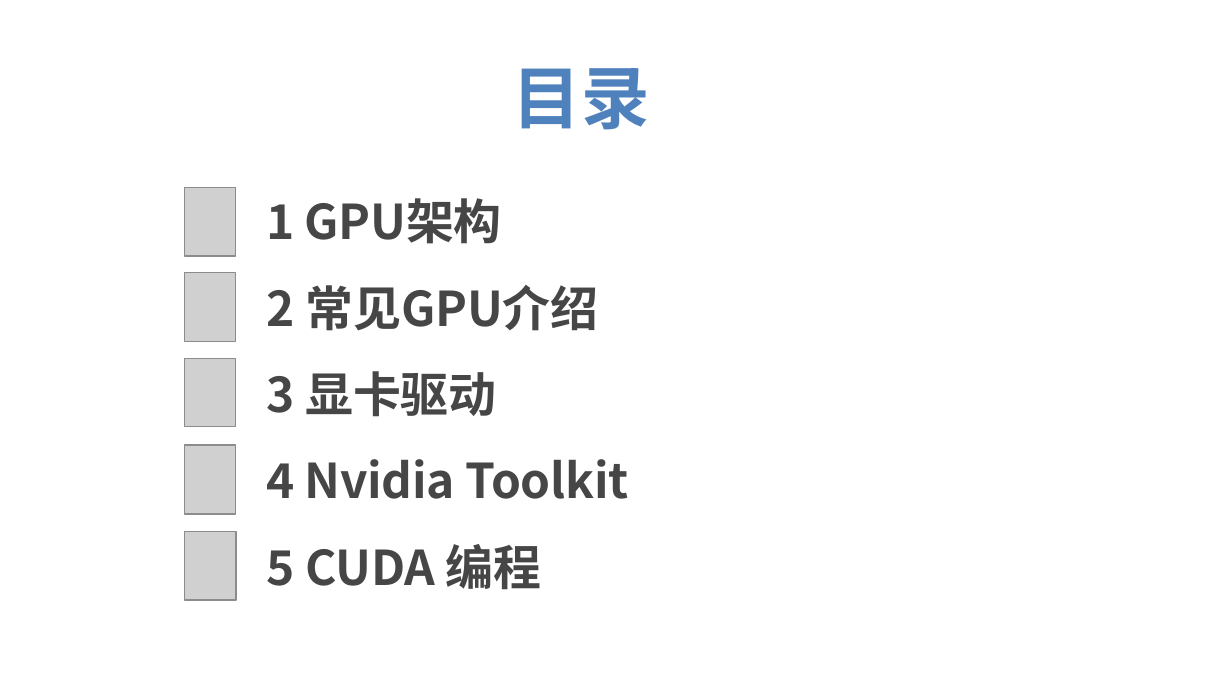
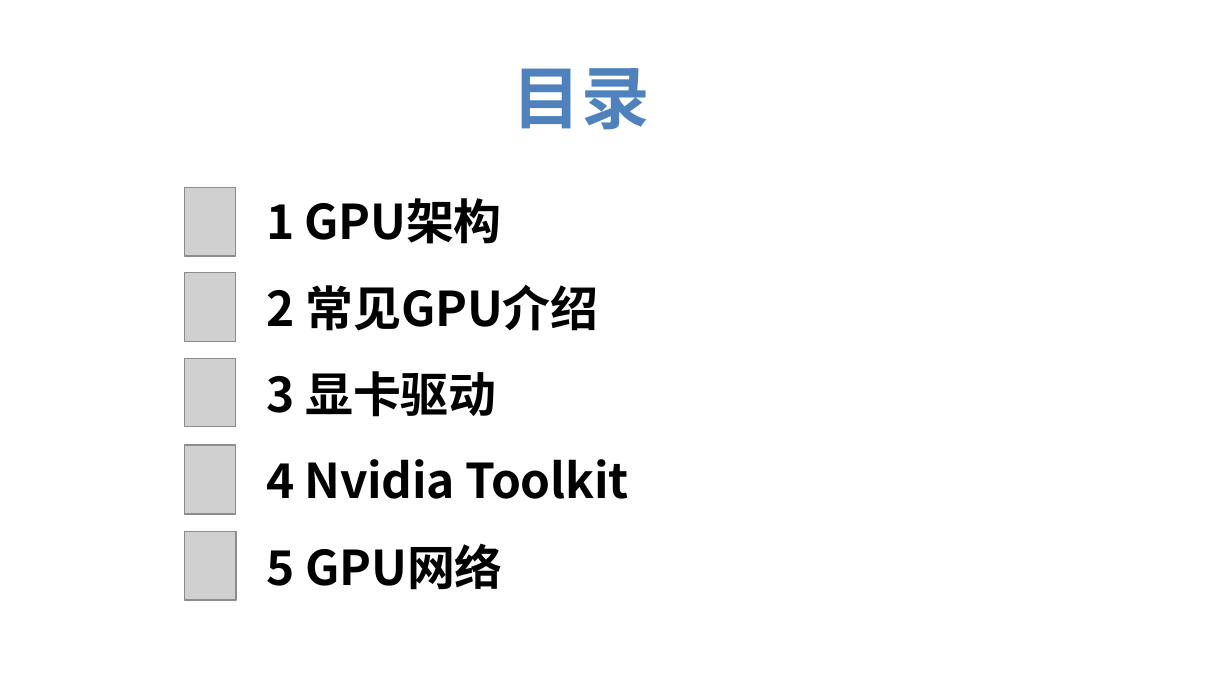
Before and after one commit to xws117/Bilibili-tutorial, a slide deck: slide 2 of 3-CUDA C编程及GPU基本知识.pptx. Drawn at 1232x693 pixels with LibreOffice and Linux fonts; fonts in the diff are those of the drawing; grey boxes stand for pictures; background and template pictures are left out. Boxes give left, top, right and bottom in pixels: in the first picture for what was removed or moved away, otherwise in the second. Text is boxed around its words. In the diff, an @@ line names an element or a change of style, - is before the commit and + after.

```diff
--- a/3-CUDA C编程及GPU基本知识.pptx
+++ b/3-CUDA C编程及GPU基本知识.pptx
@@ text colour #464646 to #000000 in 4 elements at <box>266,198,502,244</box>, <box>267,285,598,331</box>, <box>267,371,497,417</box>, <box>266,459,628,499</box> @@
@@ text at <box>267,544,503,590</box>: text changed; text colour #464646 to #000000 @@
-5 CUDA 编程
+5 GPU网络
```
Also in this commit, not shown: 7 other slides changed, 16 slides added, 25 slides removed.
